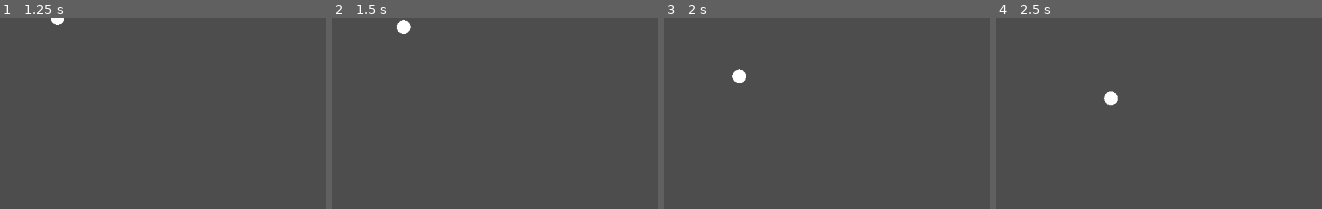
Above: before the commit, frames 1-4 (left to right).
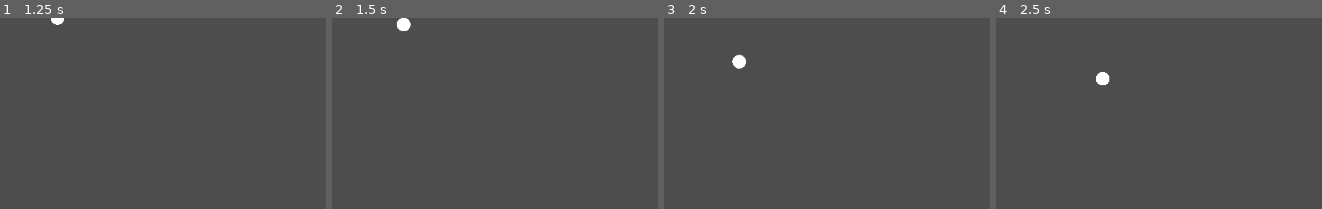
Above: after the commit, the same moments.

Repository: EggnogPlus/Ballistic
Game: Godot game, scene res://Scenes/ball.tscn
Two runs of this game, one before a commit and one after it. Both use one fixed random seed, a clock stepped at 60 frames per second and the inputs below.
Inputs:
- Up to frame 1 (1.25 s): tap Enter at 0.5 s; hold Right (ui_right) from 0.53 s (still down)
- Up to frame 2 (1.5 s): tap Space at 1.25 s; release Right (ui_right) at 1.28 s; hold Down (ui_down) from 1.28 s (still down)
- Up to frame 3 (2 s): keep holding Down (ui_down)
- Up to frame 4 (2.5 s): tap Enter at 2 s; release Down (ui_down) at 2.03 s; hold Right (ui_right) from 2.03 s (still down)

Frame 1 is identical in both runs. In frame 2, 0.1% of the frame differs, in the area x 19-25%, y 0-9%; in frame 3, 0.5%; in frame 4, 0.5%, in the area x 30-38%, y 28-47%.

Commit message:
Update ballMovement.gd
Implemented when user inputs vector is greater than pi/2 (90 degrees) the momentum is reset (simulate not being able to turn on a die)

Diff:
--- a/scripts/ballMovement.gd
+++ b/scripts/ballMovement.gd
@@ -9,6 +9,7 @@
 var multix: float = 0 # Momentum Multiplier
 # Movement vector
 var velocity_vector: Vector2 = Vector2.ZERO
+var speed = 0
 
 # Previous Input Vector
 var current_vector = Vector2.ZERO
@@ -17,15 +18,18 @@
 var momentum_accumulator: float = 0.0
 var momentum_increase_rate: float = 50.0 # The rate at which momentum increases
 
+## Builds speed depending on the input vector (direction player wants to move) & momentum rate
+## Resets momentum rate if reset = 1 (e.g. in cases where ball reaches slow sleep or player attempts turn around)
 func buildSpeed(input_vector, reset):
 	if reset == 1:
 		momentum_accumulator = 0.0 # Reset momentum when there's no input
+		speed = BASE_SPEED
 	else:
 		# Increase momentum over time when input is held
 		momentum_accumulator += momentum_increase_rate * get_process_delta_time()
 
 	# Increase speed based on momentum
-	var speed = BASE_SPEED + momentum_accumulator
+	speed = BASE_SPEED + momentum_accumulator
 	return input_vector * speed
 
 func _physics_process(delta):
@@ -48,7 +52,15 @@
 	# If there's input, apply force in that direction
 	if input_vector != Vector2.ZERO:
 		current_vector = input_vector  # Update current_vector with new input
-		velocity_vector = velocity_vector.lerp(buildSpeed(input_vector, 0), 0.1)
+
+		if input_vector.angle_to(velocity_vector) > (PI/2) || input_vector.angle_to(velocity_vector) < -(PI/2):
+			velocity_vector = velocity_vector.lerp(buildSpeed(input_vector, 1), 0.1)
+		else:
+			velocity_vector = velocity_vector.lerp(buildSpeed(input_vector, 0), 0.1)
+	# Checks if moving slower than 50 units in all directions to reset momentum
+	elif (velocity_vector.x < 50 && velocity_vector.x > -50) && (velocity_vector.y < 50 && velocity_vector.y > -50) :
+		buildSpeed(input_vector, 1)
+		velocity_vector *= (1 - friction)
 	else:
 		#velocity_vector = velocity_vector.lerp(Vector2.ZERO, 0.1)
 		# Apply friction to slow down the ball naturally when there's no input
